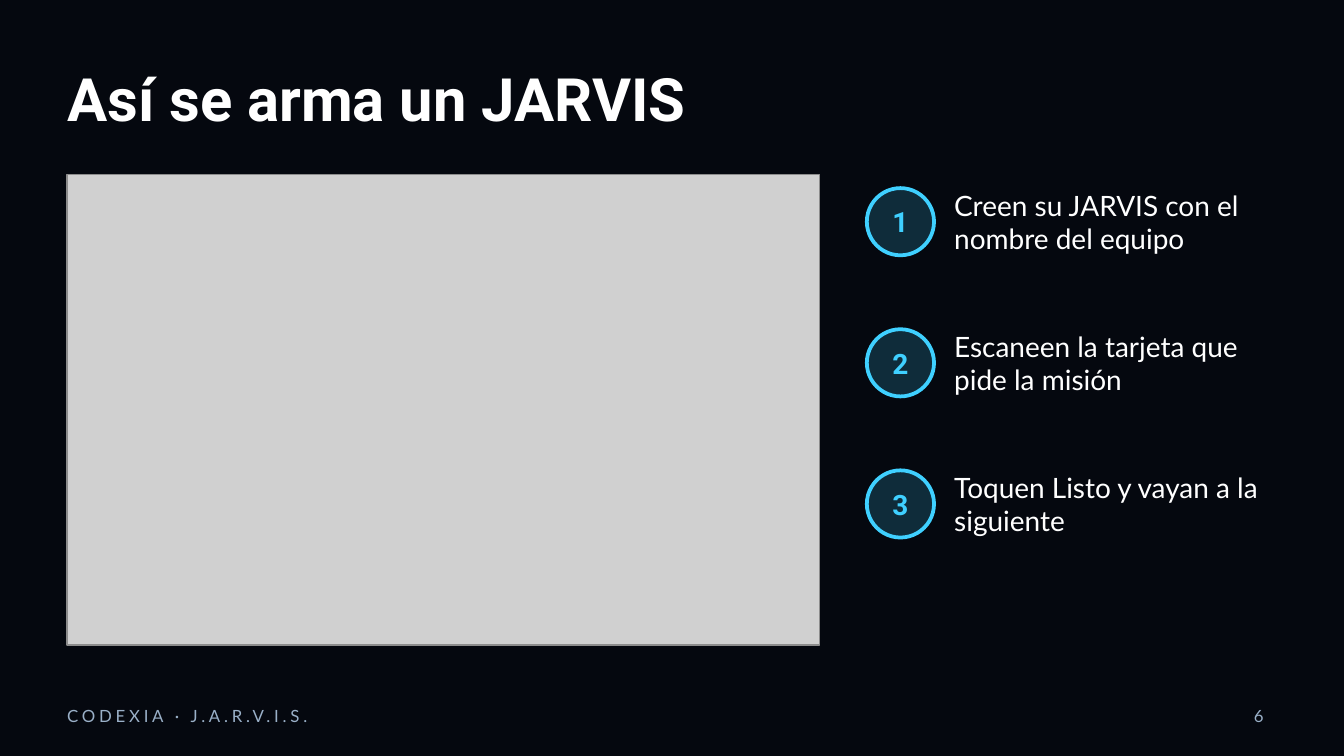
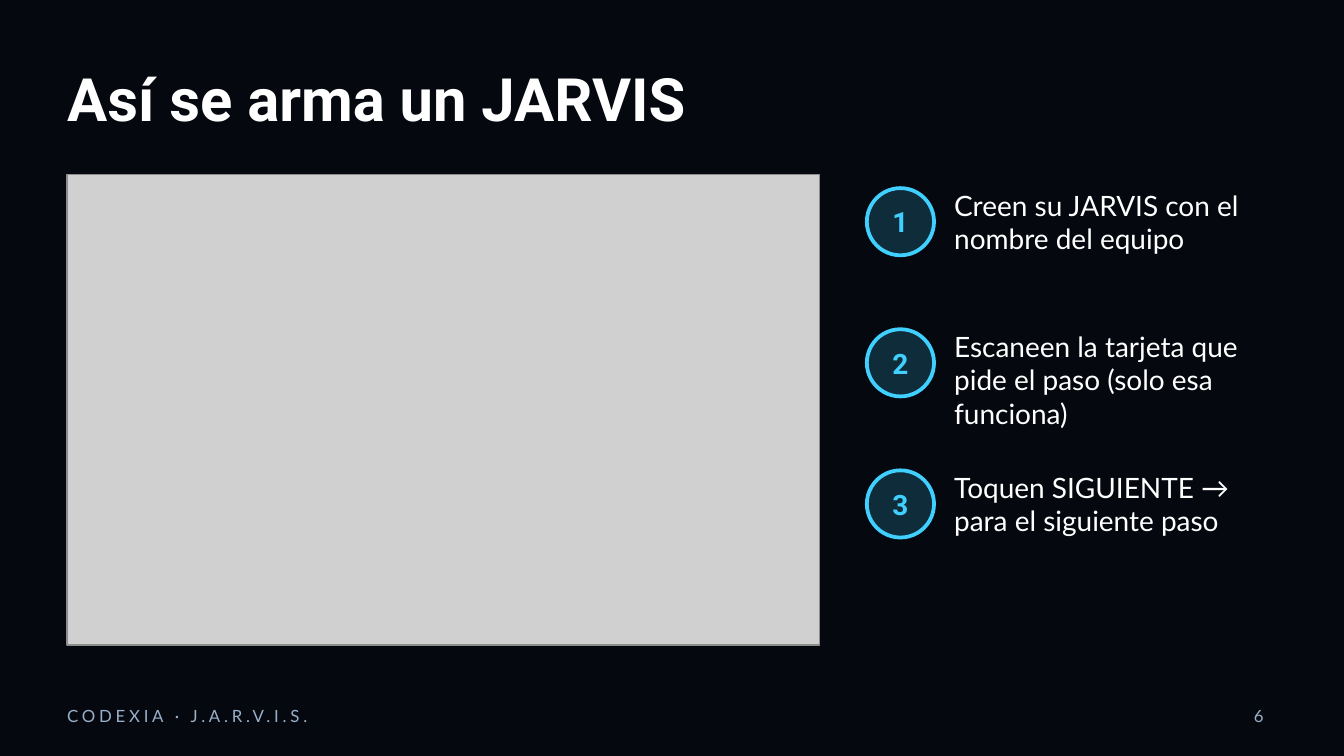
Before and after one commit to mparra37/jarvis-codexia, a slide deck: slide 6 of presentacion/JARVIS_taller_CODEXIA.pptx. Drawn at 1344x756 pixels with LibreOffice and Linux fonts; fonts in the diff are those of the drawing; grey boxes stand for pictures. Boxes give left, top, right and bottom in pixels: in the first picture for what was removed or moved away, otherwise in the second. Text is boxed around its words. In the diff, an @@ line names an element or a change of style, - is before the commit and + after.

```diff
--- a/presentacion/JARVIS_taller_CODEXIA.pptx
+++ b/presentacion/JARVIS_taller_CODEXIA.pptx
@@ text at box(954, 336, 1238, 428): text changed @@
-Escaneen la tarjeta que pide la misión
+Escaneen la tarjeta que pide el paso (solo esa funciona)
@@ text at box(954, 477, 1219, 536): text changed @@
-Toquen Listo y vayan a la siguiente
+Toquen SIGUIENTE → para el siguiente paso
```
Also in this commit, not shown: 2 other slides changed, 14 other files.
